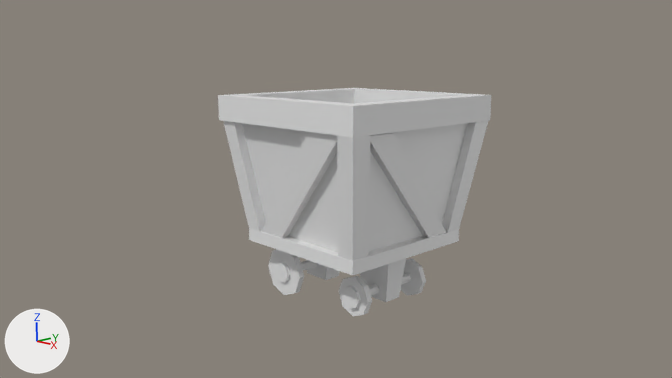
Two versions of the Blender file PonyKart Development Assets/Model assets/Tracks and track assets/Mines/gemCart/gemCarts.blend, one commit apart.
Before and after are seen from the file's camera 'Camera'. Lighting does not change. The marker at lower left points along +X, +Y and +Z.
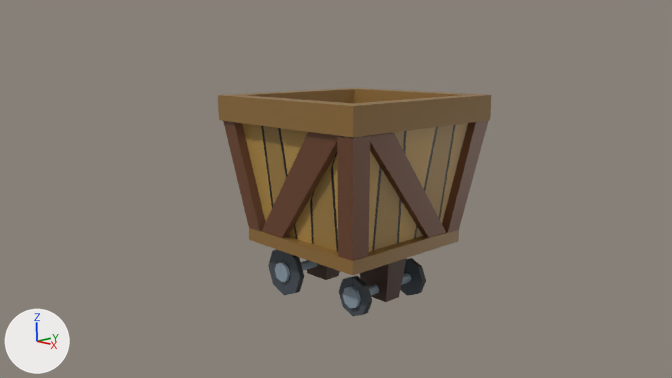
Scene script edits in JSON lines:
```json
{"op": "add", "block": "img_gemcarttexture_png", "code": ["img_gemcarttexture_png = load_image('gemCartTexture.png', '_unpacked/gemCartTexture.png', 1024, 1024, 'sRGB')"]}
{"op": "add", "block": "mat_gemcarttexture_png", "code": ["mat_gemcarttexture_png = principled_material('gemCartTexture.png')", "mat_gemcarttexture_png.texture = img_gemcarttexture_png"]}
{"block": "me_cylinder", "where": "me_cylinder.from_pydata(...)  # 344 vertices, 358 faces; spans x -1.14..1.14, y -1.14..1.14, z -1.49..1.0"}
{"op": "add", "block": "me_cylinder", "code": "me_cylinder.materials.append(mat_gemcarttexture_png)  # picture img_gemcarttexture_png"}
```

Pixel boxes (x1, y1, x2, y2) of what changed, in the pictures (672 x 378 px):
```json
{"object": "Cylinder", "change": "recoloured", "before": [218, 88, 491, 316], "after": [218, 88, 491, 316], "on screen": "grey to brown"}
```
